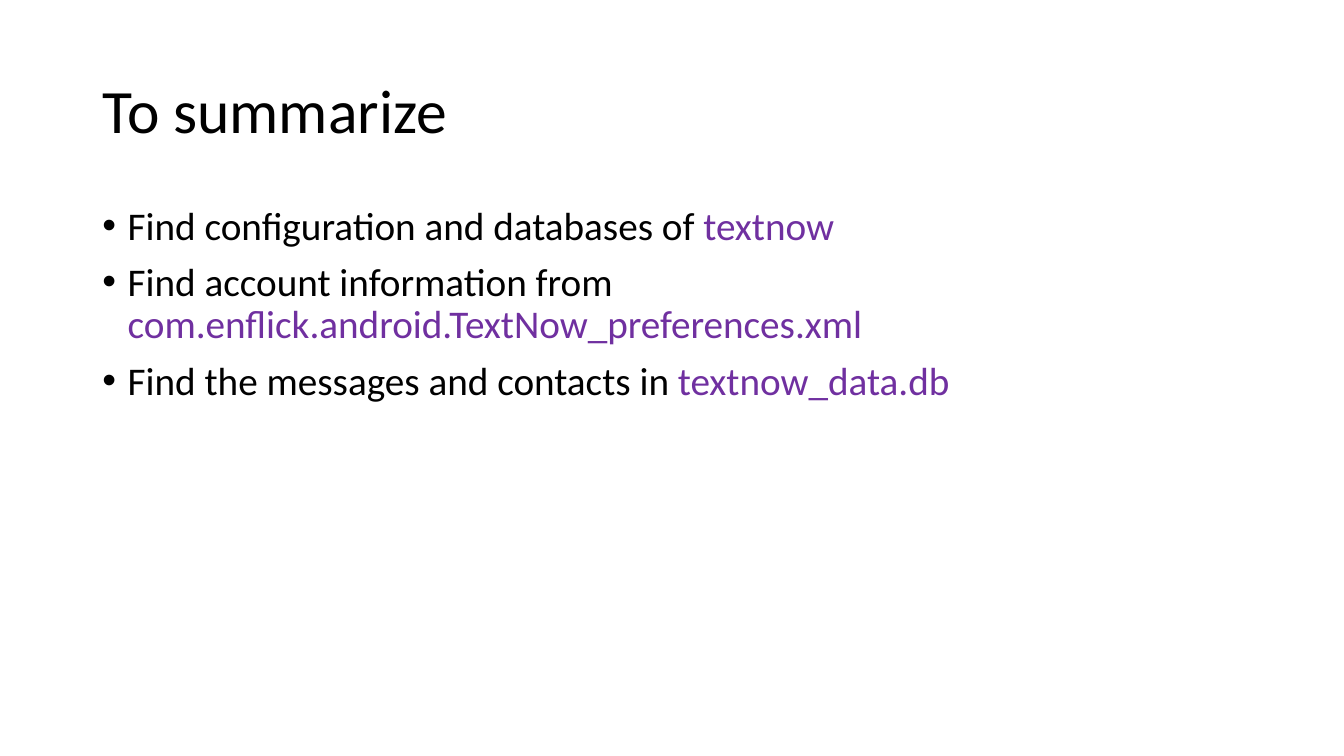
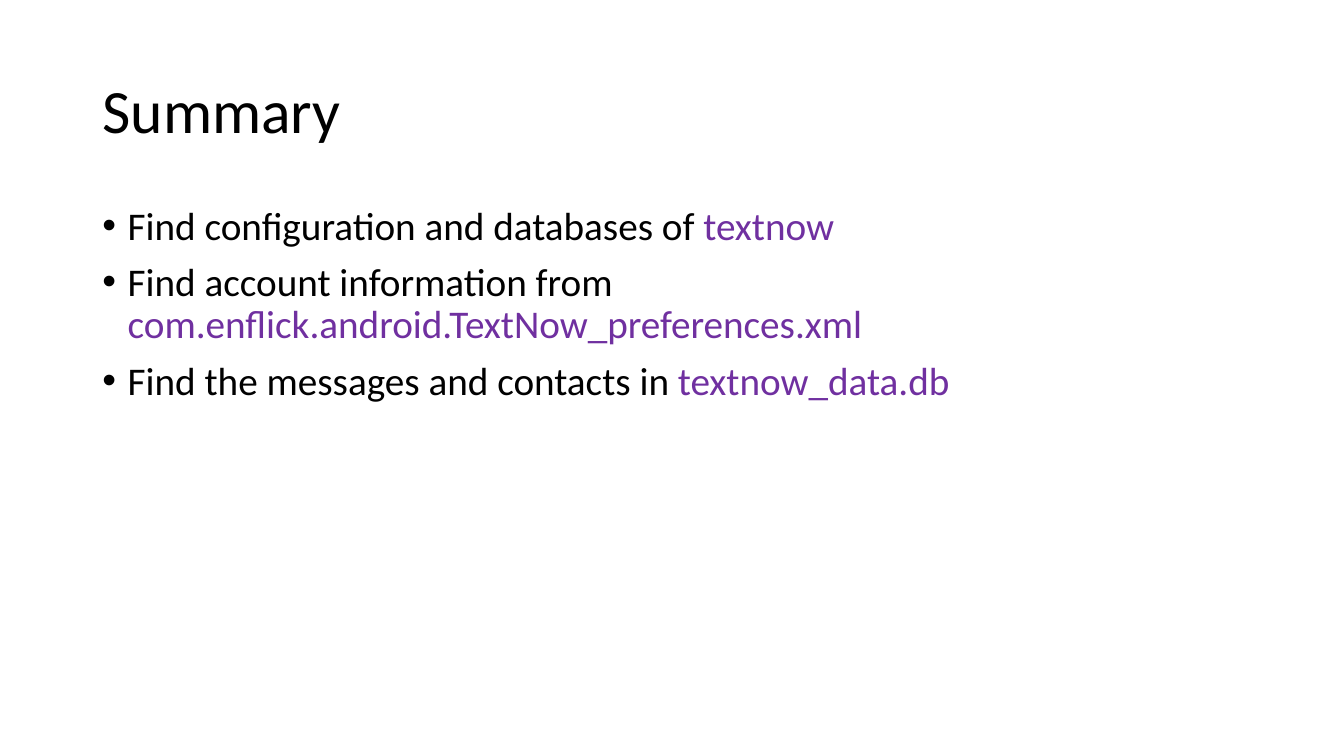
Before and after one commit to frankwxu/digital-forensics-lab, a slide deck: slide 20 of Android10/5_3_2_Third_Party_App_Investigation _textnow.pptx (slide 21 before the commit). Drawn at 1344x756 pixels with LibreOffice and Linux fonts; fonts in the diff are those of the drawing; background and template pictures are left out. Boxes give left, top, right and bottom in pixels: in the first picture for what was removed or moved away, otherwise in the second. Text is boxed around its words. In the diff, an @@ line names an element or a change of style, - is before the commit and + after.

```diff
--- a/Android10/5_3_2_Third_Party_App_Investigation _textnow.pptx
+++ b/Android10/5_3_2_Third_Party_App_Investigation _textnow.pptx
@@ title at (x1=102, y1=93, x2=340, y2=143): text changed @@
-To summarize
+Summary
```
Also in this commit, not shown: 7 other slides changed, 1 slide removed, 1 other file.
